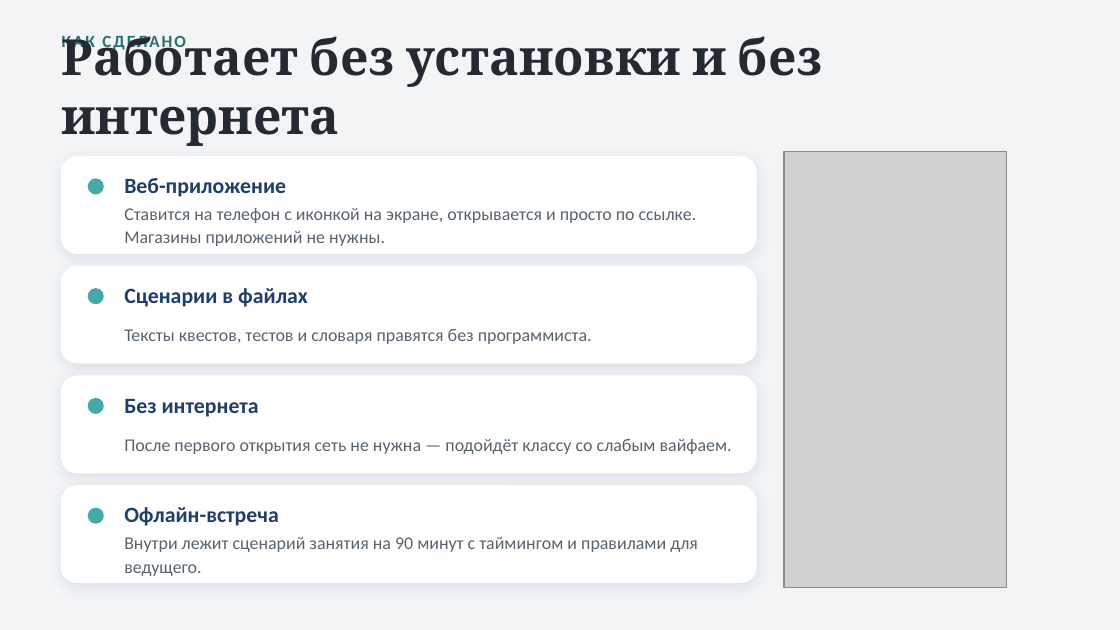
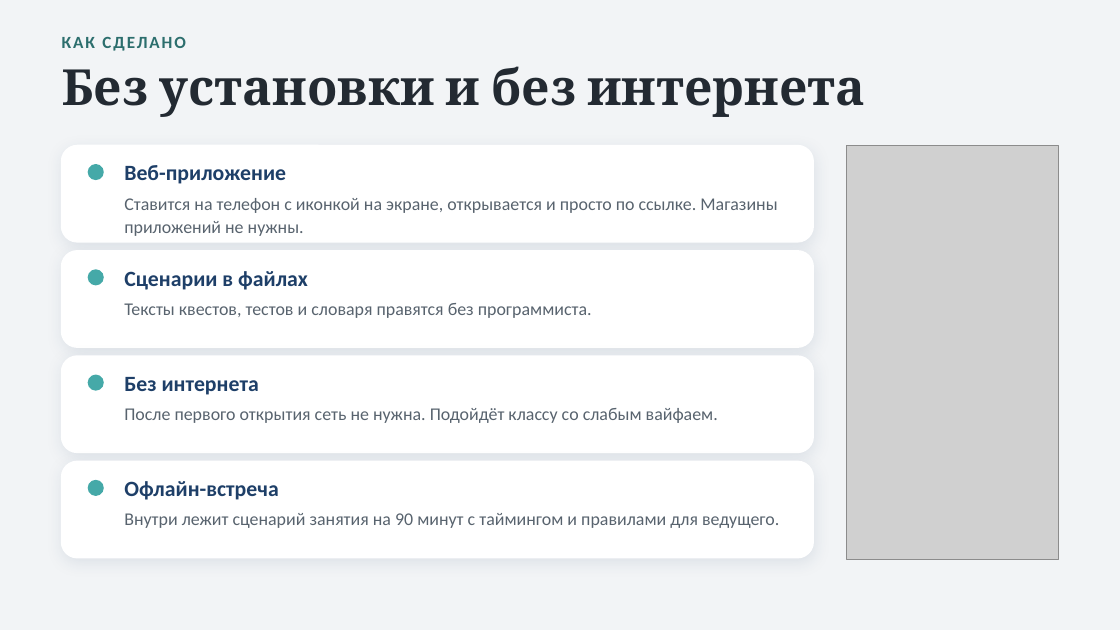
Before and after one commit to Levalnik0/proekt-eho, a slide deck: slide 10 of Проект_Эхо_презентация.pptx. Drawn at 1120x630 pixels with LibreOffice and Linux fonts; fonts in the diff are those of the drawing; grey boxes stand for pictures. Boxes give left, top, right and bottom in pixels: in the first picture for what was removed or moved away, otherwise in the second. Text is boxed around its words. In the diff, an @@ line names an element or a change of style, - is before the commit and + after.

Commit message:
Вычитка презентации: ровная вёрстка, QR-слайд, честная проверка
Слайды:
- убраны длинные тире, фразы перестроены под обычную пунктуацию
- одинаковый отступ под заголовком на всех слайдах, маркеры считаются
  по середине первой строки, снимки прижаты к правому полю
- текст больше не центрируется по высоте рамки: pptxgenjs делает это
  по умолчанию, и одиночная строка проваливалась на середину
- фон титульного слайда рисует cover.py: круги, расходящиеся из телефона
- двенадцатый слайд целиком под QR-код, рядом адрес обычным текстом

preview.py показывал не то, что лежит в файле. Исправлено:
- вертикальное и горизонтальное выравнивание читались по неверным кодам
- кегль из пунктов подставлялся в пиксели, текст был на четверть мельче
- переполнение мерилось по высоте блока, а не по строкам
- добавлены --only и --scale, фон-картинка и перенос шрифта

Проверка после этого нашла три настоящих переполнения, они устранены.

```diff
--- a/Проект_Эхо_презентация.pptx
+++ b/Проект_Эхо_презентация.pptx
@@ text at box(62, 66, 865, 117): text changed @@
-Работает без установки и без интернета
+Без установки и без интернета
@@ rounded rectangle: place and size @@
-rounded rectangle at box(62, 157, 756, 253)
+rounded rectangle at box(62, 146, 813, 242)
@@ picture: place and size @@
-picture at box(784, 151, 1007, 588)
+picture at box(847, 146, 1058, 560)
@@ ellipse: place and size @@
-ellipse at box(88, 179, 103, 194)
+ellipse at box(88, 165, 103, 179)
@@ text "Веб-приложение": place and size @@
-text "Веб-приложение" at box(124, 178, 286, 197)
+text "Веб-приложение" at box(124, 165, 286, 184)
@@ text "Ставится на телефон с иконкой ...": place and size @@
-text "Ставится на телефон с иконкой ..." at box(124, 208, 697, 246)
+text "Ставится на телефон с иконкой ..." at box(124, 198, 777, 236)
@@ rounded rectangle: place and size @@
-rounded rectangle at box(62, 267, 756, 363)
+rounded rectangle at box(62, 251, 813, 347)
@@ text "Сценарии в файлах": place and size @@
-text "Сценарии в файлах" at box(124, 288, 308, 307)
+text "Сценарии в файлах" at box(124, 271, 308, 290)
@@ ellipse: place and size @@
-ellipse at box(88, 289, 103, 304)
+ellipse at box(88, 270, 103, 284)
@@ text "Тексты квестов, тестов и словаря ...": place and size @@
-text "Тексты квестов, тестов и словаря ..." at box(124, 329, 592, 344)
+text "Тексты квестов, тестов и словаря ..." at box(124, 303, 592, 318)
@@ rounded rectangle: place and size @@
-rounded rectangle at box(62, 376, 756, 473)
+rounded rectangle at box(62, 356, 813, 452)
@@ ellipse: place and size @@
-ellipse at box(88, 399, 103, 413)
+ellipse at box(88, 375, 103, 390)
@@ text "Без интернета": place and size @@
-text "Без интернета" at box(124, 399, 259, 417)
+text "Без интернета" at box(124, 377, 259, 395)
@@ text at box(124, 408, 718, 423): text changed @@
-После первого открытия сеть не нужна — подойдёт классу со слабым вайфаем.
+После первого открытия сеть не нужна. Подойдёт классу со слабым вайфаем.
@@ rounded rectangle: place and size @@
-rounded rectangle at box(62, 486, 756, 582)
+rounded rectangle at box(62, 461, 813, 558)
@@ vertical alignment middle to top in 10 elements at box(62, 37, 185, 51), box(124, 198, 777, 236), box(124, 303, 592, 318), box(124, 165, 286, 184), box(124, 408, 718, 423), box(62, 66, 865, 117), box(124, 271, 308, 290), box(124, 513, 779, 528), box(124, 377, 259, 395), box(124, 481, 279, 500) @@
@@ text "Офлайн-встреча": place and size @@
-text "Офлайн-встреча" at box(124, 507, 279, 526)
+text "Офлайн-встреча" at box(124, 481, 279, 500)
@@ ellipse: place and size @@
-ellipse at box(88, 508, 103, 523)
+ellipse at box(88, 480, 103, 495)
@@ text "Внутри лежит сценарий занятия на ...": place and size @@
-text "Внутри лежит сценарий занятия на ..." at box(124, 537, 698, 576)
+text "Внутри лежит сценарий занятия на ..." at box(124, 513, 779, 528)
```
Also in this commit, not shown: 10 other slides changed, 1 slide added, 9 other files.
